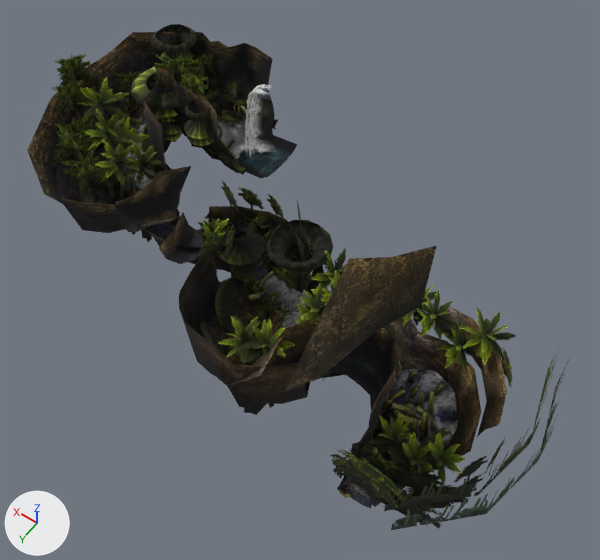
Before and after pictures for a commit that changed the glTF model Project/area/stage/2 dino jungle/act 1/environment/model/02River.gltf.
The view is the same before and after, from a 50 mm lens placed at (-461.0, 805.0, 288.0), pointed at (-272.0, 541.0, -127.0). Arrows for +X, +Y and +Z are at lower left; the lights stay in place.

The first picture shows 'stg020_o02_Mesh_0', 'stg020_o02_Mesh_3', 'stg020_o02_Mesh_5', 'stg020_o02_Mesh_6', 'stg020_o02_Mesh_7', 'stg020_o07_Mesh_2', 'stg020_p02_Mesh_21', 'stg020_p02_Mesh_6', 'stg020_p02_Mesh_7', 'stg020_p07_Mesh_2', 'stg020_river_w_10_Mesh_13', 'stg020_river_w_10_Mesh_9'.
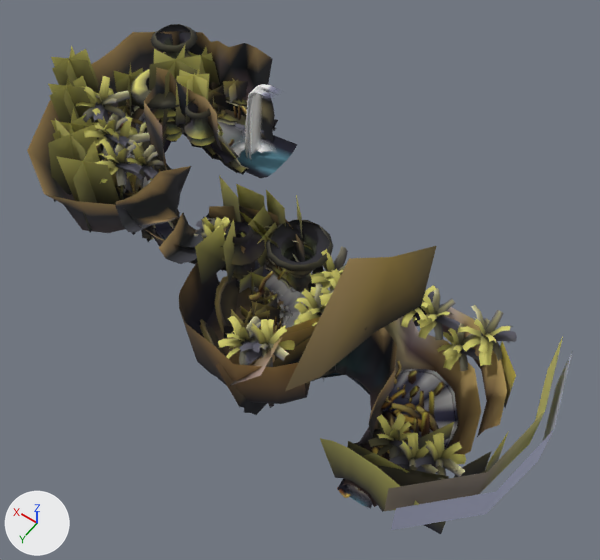
Location of each change, (x1, y1, x2, y2) in pixels of the pictures (600 x 560 px):
'stg020_o02_Mesh_5', surface changed: (27, 31, 436, 508) in both
'stg020_p02_Mesh_21', surface changed (green to yellow): (48, 45, 517, 534) in both
'stg020_o02_Mesh_0', surface changed: (130, 24, 333, 292) in both
'stg020_o07_Mesh_2', surface changed: (384, 307, 507, 474) in both
'stg020_p07_Mesh_2', surface changed (black to grey): (384, 336, 572, 530) in both
'stg020_river_w_10_Mesh_9', surface changed: (125, 118, 456, 469) in both
'stg020_o02_Mesh_3', surface changed (yellow to brown): (124, 100, 445, 506) in both
'stg020_p02_Mesh_6', surface changed: (101, 78, 349, 373) in both

What changed in the scene script:
```text
Change mat_rock_gray:
    where n2 = _N.new('ShaderNodeMix'); n2.name = 'Mix'
    add n2.inputs[7].default_value = (0.8, 0.8, 0.8, 1.0)  # 'B', white #e7e7e7
    remove n4 = _N.new('ShaderNodeTexImage'); n4.name = 'Image Texture'
    remove n4.image = img_rock_gray
    where n3 = _N.new('ShaderNodeVertexColor'); n3.name = 'Color Attribute'
    where n0 = _N.new('ShaderNodeBsdfPrincipled'); n0.name = 'Principled BSDF'
    remove _L.new(n3.outputs[0], n2.inputs[7])  # 'Color' to 'B'
    remove _L.new(n4.outputs[0], n2.inputs[6])  # 'Color' to 'A'
    add _L.new(n3.outputs[0], n2.inputs[6])  # 'Color' to 'A'
    add _L.new(n3.outputs[1], n0.inputs[4])  # 'Alpha' to 'Alpha'
Change mat_cactus_wall:
    where n2 = _N.new('ShaderNodeMix'); n2.name = 'Mix'
    add n2.inputs[7].default_value = (0.8, 0.8, 0.8, 1.0)  # 'B', white #e7e7e7
    remove n4 = _N.new('ShaderNodeTexImage'); n4.name = 'Image Texture'
    remove n4.image = img_cactus_wall
    where n3 = _N.new('ShaderNodeVertexColor'); n3.name = 'Color Attribute'
    remove _L.new(n3.outputs[0], n2.inputs[7])  # 'Color' to 'B'
    remove _L.new(n4.outputs[0], n2.inputs[6])  # 'Color' to 'A'
    add _L.new(n3.outputs[0], n2.inputs[6])  # 'Color' to 'A'
Change mat_cactus_tall:
    where n0 = _N.new('ShaderNodeBsdfPrincipled'); n0.name = 'Principled BSDF'
    add n0.inputs[2].default_value = 1.0  # 'Roughness'
    where n2 = _N.new('ShaderNodeMix'); n2.name = 'Mix'
    add n2.inputs[7].default_value = (0.8, 0.8, 0.8, 1.0)  # 'B', white #e7e7e7
    remove n4 = _N.new('ShaderNodeTexImage'); n4.name = 'Image Texture'
    remove n4.image = img_cactus_tall
    where n3 = _N.new('ShaderNodeVertexColor'); n3.name = 'Color Attribute'
    remove _L.new(n3.outputs[0], n2.inputs[7])  # 'Color' to 'B'
    remove _L.new(n4.outputs[0], n2.inputs[6])  # 'Color' to 'A'
    add _L.new(n3.outputs[0], n2.inputs[6])  # 'Color' to 'A'
Change mat_large_tree:
    where n4 = _N.new('ShaderNodeMix'); n4.name = 'Mix'
    remove n5 = _N.new('ShaderNodeMath'); n5.name = 'Math.002'
    remove n5.operation = 'MULTIPLY'
    add n4.inputs[7].default_value = (0.8, 0.8, 0.8, 1.0)  # 'B', white #e7e7e7
    remove n7 = _N.new('ShaderNodeTexImage'); n7.name = 'Image Texture'
    remove n7.image = img_large_tree
    where n3 = _N.new('ShaderNodeMath'); n3.name = 'Math.001'
    where n6 = _N.new('ShaderNodeVertexColor'); n6.name = 'Color Attribute'
    remove _L.new(n5.outputs[0], n3.inputs[0])  # 'Value' to 'Value'
    remove _L.new(n6.outputs[0], n4.inputs[7])  # 'Color' to 'B'
    remove _L.new(n6.outputs[1], n5.inputs[1])  # 'Alpha' to 'Value'
    remove _L.new(n7.outputs[0], n4.inputs[6])  # 'Color' to 'A'
    remove _L.new(n7.outputs[1], n5.inputs[0])  # 'Alpha' to 'Value'
    add _L.new(n6.outputs[0], n4.inputs[6])  # 'Color' to 'A'
    add _L.new(n6.outputs[1], n3.inputs[0])  # 'Alpha' to 'Value'
Change mat_tree_pineapple:
    where n4 = _N.new('ShaderNodeMix'); n4.name = 'Mix'
    remove n5 = _N.new('ShaderNodeMath'); n5.name = 'Math.002'
    remove n5.operation = 'MULTIPLY'
    add n4.inputs[7].default_value = (0.8, 0.8, 0.8, 1.0)  # 'B', white #e7e7e7
    remove n7 = _N.new('ShaderNodeTexImage'); n7.name = 'Image Texture'
    remove n7.image = img_tree_pineapple
    where n3 = _N.new('ShaderNodeMath'); n3.name = 'Math.001'
    where n6 = _N.new('ShaderNodeVertexColor'); n6.name = 'Color Attribute'
    remove _L.new(n5.outputs[0], n3.inputs[0])  # 'Value' to 'Value'
    remove _L.new(n6.outputs[0], n4.inputs[7])  # 'Color' to 'B'
    remove _L.new(n6.outputs[1], n5.inputs[1])  # 'Alpha' to 'Value'
    remove _L.new(n7.outputs[0], n4.inputs[6])  # 'Color' to 'A'
    remove _L.new(n7.outputs[1], n5.inputs[0])  # 'Alpha' to 'Value'
    add _L.new(n6.outputs[0], n4.inputs[6])  # 'Color' to 'A'
    add _L.new(n6.outputs[1], n3.inputs[0])  # 'Alpha' to 'Value'
Change mat_imposter_foliage:
    where n4 = _N.new('ShaderNodeMix'); n4.name = 'Mix'
    remove n5 = _N.new('ShaderNodeMath'); n5.name = 'Math.002'
    remove n5.operation = 'MULTIPLY'
    add n4.inputs[7].default_value = (0.8, 0.8, 0.8, 1.0)  # 'B', white #e7e7e7
    remove n7 = _N.new('ShaderNodeTexImage'); n7.name = 'Image Texture'
    remove n7.image = img_imposter_foliage
    where n3 = _N.new('ShaderNodeMath'); n3.name = 'Math.001'
    where n6 = _N.new('ShaderNodeVertexColor'); n6.name = 'Color Attribute'
    remove _L.new(n5.outputs[0], n3.inputs[0])  # 'Value' to 'Value'
    remove _L.new(n6.outputs[0], n4.inputs[7])  # 'Color' to 'B'
    remove _L.new(n6.outputs[1], n5.inputs[1])  # 'Alpha' to 'Value'
    remove _L.new(n7.outputs[0], n4.inputs[6])  # 'Color' to 'A'
    remove _L.new(n7.outputs[1], n5.inputs[0])  # 'Alpha' to 'Value'
    add _L.new(n6.outputs[0], n4.inputs[6])  # 'Color' to 'A'
    add _L.new(n6.outputs[1], n3.inputs[0])  # 'Alpha' to 'Value'
Change mat_river_water:
    where n2 = _N.new('ShaderNodeMix'); n2.name = 'Mix'
    remove n3 = _N.new('ShaderNodeMath'); n3.name = 'Math'
    remove n3.operation = 'MULTIPLY'
    add n2.inputs[7].default_value = (0.8, 0.8, 0.8, 1.0)  # 'B', white #e7e7e7
    remove n5 = _N.new('ShaderNodeTexImage'); n5.name = 'Image Texture'
    remove n5.image = img_river_water
    where n0 = _N.new('ShaderNodeBsdfPrincipled'); n0.name = 'Principled BSDF'
    where n4 = _N.new('ShaderNodeVertexColor'); n4.name = 'Color Attribute'
    remove _L.new(n3.outputs[0], n0.inputs[4])  # 'Value' to 'Alpha'
    remove _L.new(n4.outputs[0], n2.inputs[7])  # 'Color' to 'B'
    remove _L.new(n4.outputs[1], n3.inputs[1])  # 'Alpha' to 'Value'
    remove _L.new(n5.outputs[0], n2.inputs[6])  # 'Color' to 'A'
    remove _L.new(n5.outputs[1], n3.inputs[0])  # 'Alpha' to 'Value'
    add _L.new(n4.outputs[0], n2.inputs[6])  # 'Color' to 'A'
    add _L.new(n4.outputs[1], n0.inputs[4])  # 'Alpha' to 'Alpha'
```
